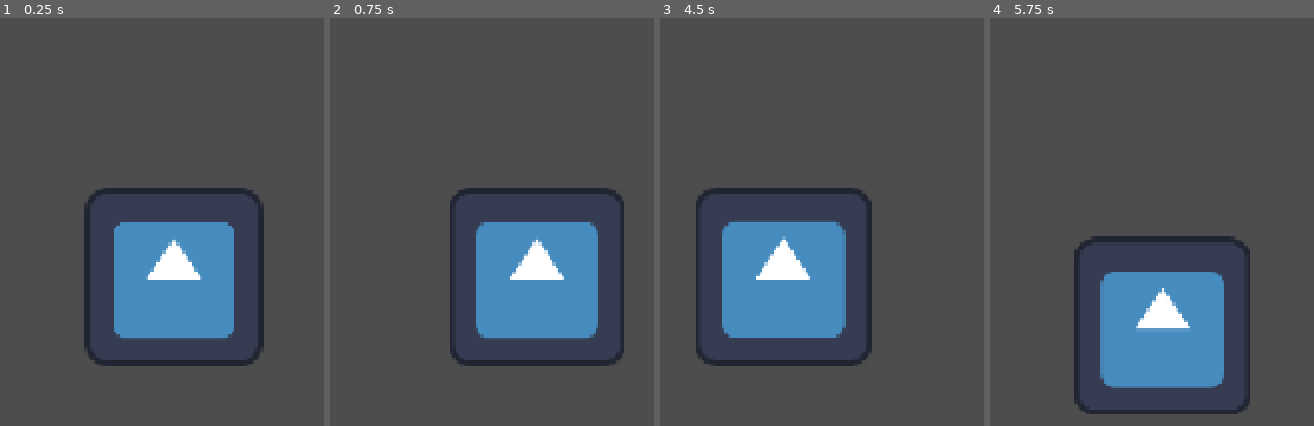
Above: before the commit, frames 1-4 (left to right).
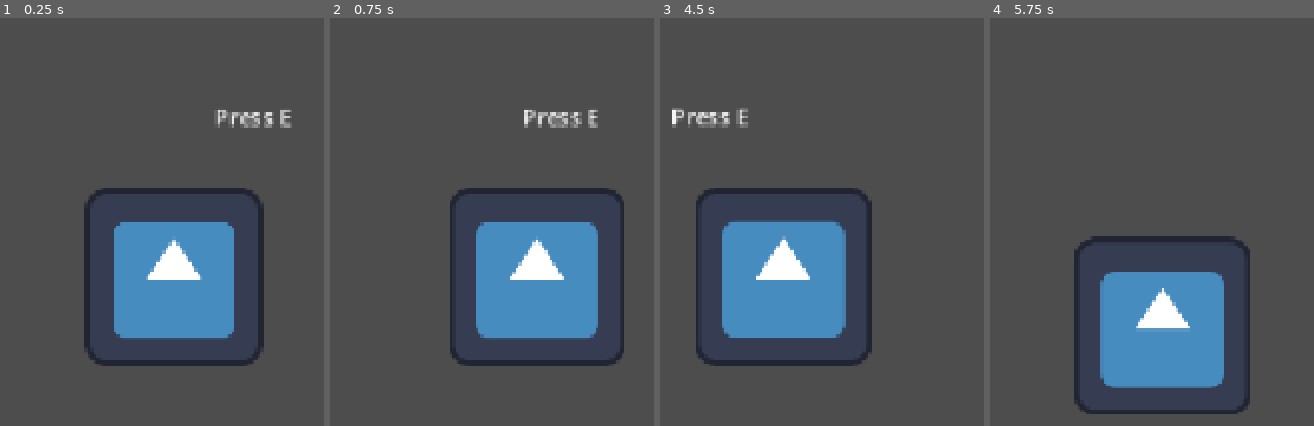
Above: after the commit, the same moments.

Repository: wrac4242/guh26
Game: Godot game, scene res://top_scene.tscn
The game is run twice, just before and just after one commit, with the same random seed, the same clock (stepped at 60 frames per second) and the same inputs. The engine's default icon, where the game draws it, is replaced by a stand-in: a white triangle on a blue panel in a dark square.
Inputs:
- Up to frame 1 (0.25 s): no input
- Up to frame 2 (0.75 s): tap E (interact) at 0.5 s; hold Right (move_right) from 0.53 s (still down); hold E (interact) from 0.53 s (still down)
- Up to frame 3 (4.5 s): release Right (move_right) at 1.28 s; release E (interact) at 1.28 s; hold S (move_down) 1.28-2.03 s; tap E (interact) at 1.35, 2.85, 4.35 s; hold Right (move_right) 2.03-2.78 s; hold E (interact) 2.03-2.78 s; hold Up (move_up) 2.78-3.53 s; hold E (interact) 3.53-4.28 s; hold Left (move_left) from 3.53 s (still down)
- Up to frame 4 (5.75 s): tap E (interact) at 5 s; release Left (move_left) at 5.03 s; hold S (move_down) from 5.03 s (still down); hold E (interact) from 5.03 s (still down)

The runs differ from the first frame. In frame 1, 0.6% of the frame differs, in the area x 67-91%, y 22-27%; in frame 2, 0.6%, in the area x 59-83%, y 22-27%; in frame 3, 0.6%; in frame 4, nothing differs.

Commit message:
Added interaction

Diff:
--- /dev/null
+++ b/game/interactable.gd
@@ -0,0 +1,23 @@
+class_name Interactable
+extends Area2D
+
+@onready var prompt: Label = $PromptLabel
+
+func _ready() -> void:
+	prompt.visible = false
+	body_entered.connect(_on_body_entered)
+	body_exited.connect(_on_body_exited)
+
+func _on_body_entered(body: Node) -> void:
+	if body.is_in_group("player"):
+		body.current_interactable = self
+		prompt.visible = true
+
+func _on_body_exited(body: Node) -> void:
+	if body.is_in_group("player"):
+		if body.current_interactable == self:
+			body.current_interactable = null
+		prompt.visible = false
+
+func interact() -> void:
+	print("Interacted with ", name)
--- /dev/null
+++ b/game/interactable.tscn
@@ -0,0 +1,19 @@
+[gd_scene format=3 uid="uid://dqx5t7va21s06"]
+
+[ext_resource type="Script" uid="uid://pyfxsne0th3j" path="res://interactable.gd" id="1_wh154"]
+
+[sub_resource type="CircleShape2D" id="CircleShape2D_q627o"]
+radius = 79.30952
+
+[node name="Interactable" type="Area2D" unique_id=2120396843]
+script = ExtResource("1_wh154")
+
+[node name="CollisionShape2D" type="CollisionShape2D" parent="." unique_id=68258424]
+shape = SubResource("CircleShape2D_q627o")
+
+[node name="PromptLabel" type="Label" parent="." unique_id=197788209]
+offset_left = 27.0
+offset_top = -72.0
+offset_right = 82.0
+offset_bottom = -49.0
+text = "Press E"
--- a/game/player.gd
+++ b/game/player.gd
@@ -1,8 +1,16 @@
 extends CharacterBody2D
 
 @export var speed: float = 200.0
+
+var current_interactable: Interactable = null
+
 
 func _physics_process(_delta: float) -> void:
 	var direction := Input.get_vector("move_left", "move_right", "move_up", "move_down")
 	velocity = direction * speed
 	move_and_slide()
+
+
+func _unhandled_input(event: InputEvent) -> void:
+	if event.is_action_pressed("interact") and current_interactable:
+		current_interactable.interact()
--- a/game/player.tscn
+++ b/game/player.tscn
@@ -6,7 +6,7 @@
 [sub_resource type="CircleShape2D" id="CircleShape2D_q627o"]
 radius = 38.470768
 
-[node name="Player" type="CharacterBody2D" unique_id=1022311804]
+[node name="Player" type="CharacterBody2D" unique_id=1022311804 groups=["player"]]
 position = Vector2(-2, 42)
 script = ExtResource("1_4flbx")
 
--- a/game/top_scene.tscn
+++ b/game/top_scene.tscn
@@ -1,9 +1,12 @@
 [gd_scene format=3 uid="uid://bybjkpb5vdcg3"]
 
 [ext_resource type="PackedScene" uid="uid://boncxbjhfylr8" path="res://player.tscn" id="1_ojs25"]
+[ext_resource type="PackedScene" uid="uid://dqx5t7va21s06" path="res://interactable.tscn" id="2_d5tke"]
 
 [node name="Node2D" type="Node2D" unique_id=873385274]
 position = Vector2(0, -19)
 
 [node name="Player" parent="." unique_id=1022311804 instance=ExtResource("1_ojs25")]
 position = Vector2(-2, 55)
+
+[node name="Interactable" parent="." unique_id=2120396843 instance=ExtResource("2_d5tke")]
Not shown, added: game/interactable.gd.uid
